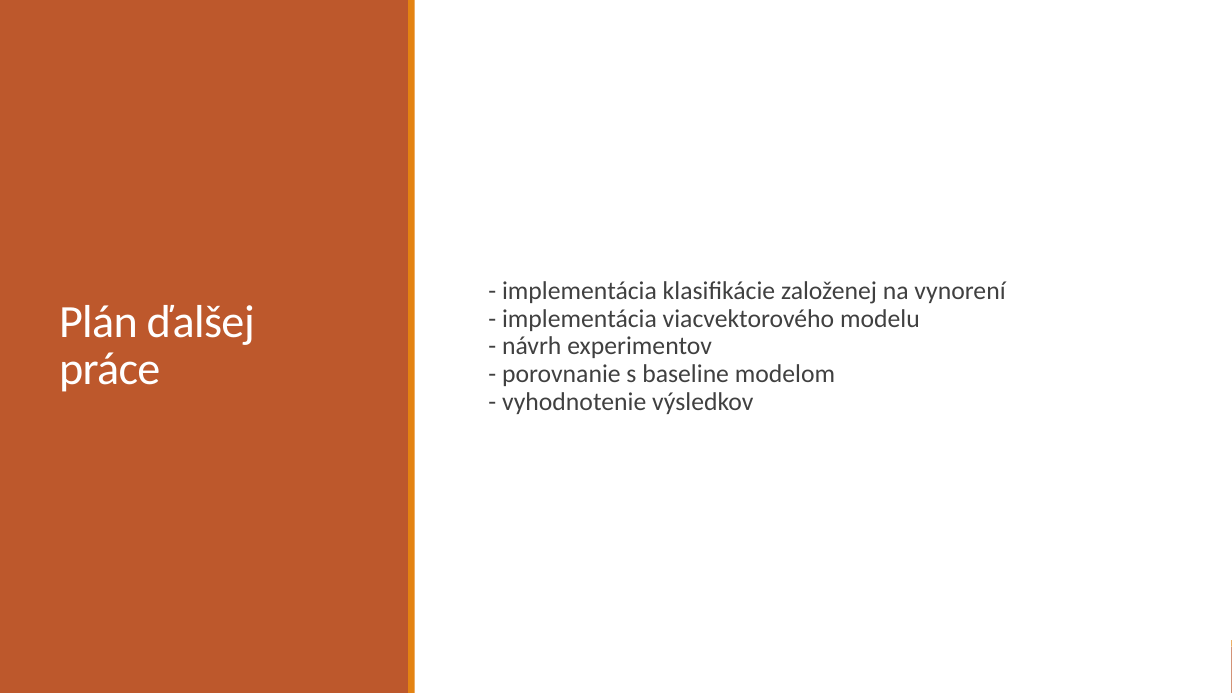
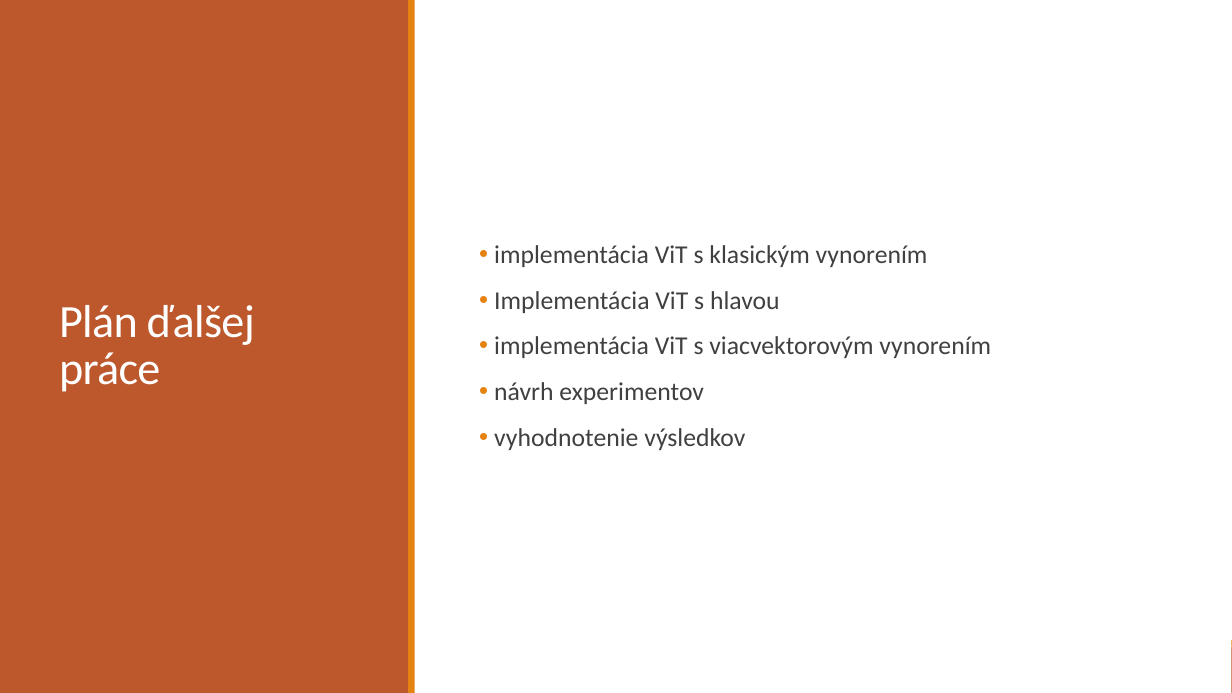
Before and after one commit to BushDemon/ViT-prototype-classification, a slide deck: slide 11 of docs/presentation/Vizuálny transformer so sekundárnym vynorením.pptx (slide 9 before the commit). Drawn at 1232x693 pixels with LibreOffice and Linux fonts; fonts in the diff are those of the drawing. Boxes give left, top, right and bottom in pixels: in the first picture for what was removed or moved away, otherwise in the second. Text is boxed around its words. In the diff, an @@ line names an element or a change of style, - is before the commit and + after.

```diff
--- a/docs/presentation/Vizuálny transformer so sekundárnym vynorením.pptx
+++ b/docs/presentation/Vizuálny transformer so sekundárnym vynorením.pptx
@@ text at (494, 245, 991, 450): text changed @@
-  - implementácia klasifikácie založenej na vynorení
-  - implementácia viacvektorového modelu
-  - návrh experimentov
-  - porovnanie s baseline modelom
-  - vyhodnotenie výsledkov
+• implementácia ViT s klasickým vynorením
+• Implementácia ViT s hlavou
+• implementácia ViT s viacvektorovým vynorením
+• návrh experimentov
+• vyhodnotenie výsledkov
```
Also in this commit, not shown: 4 other slides changed, 4 slides added, 2 slides removed, 3 other files.
